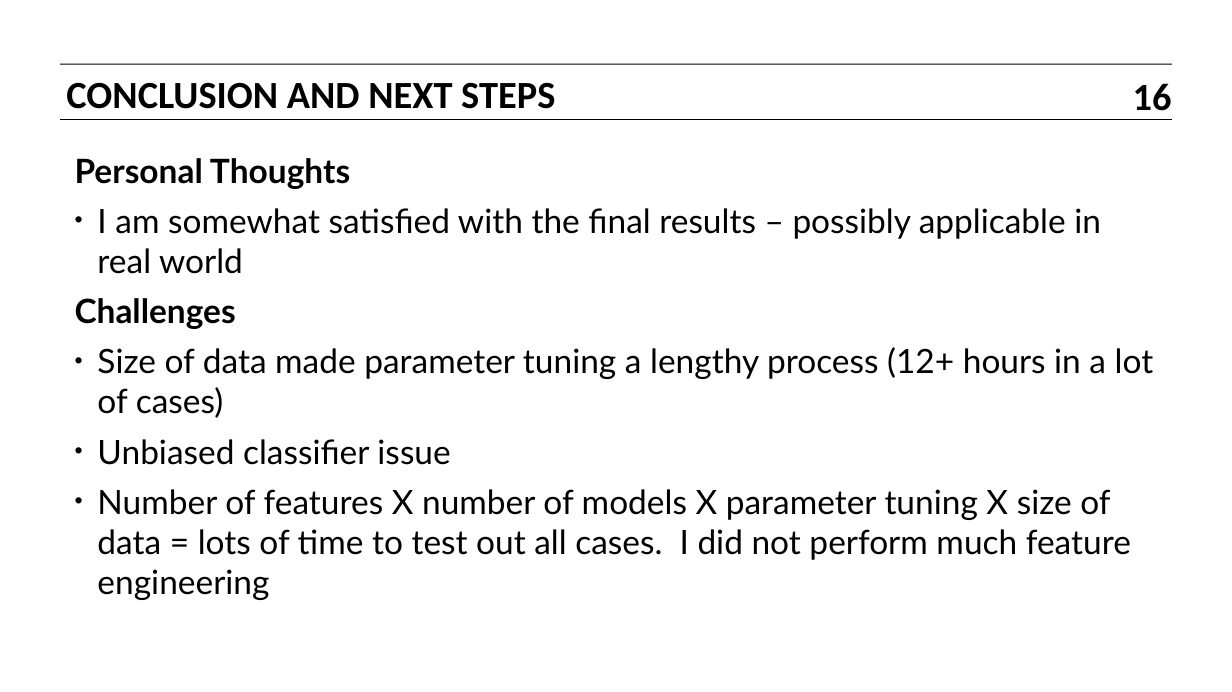
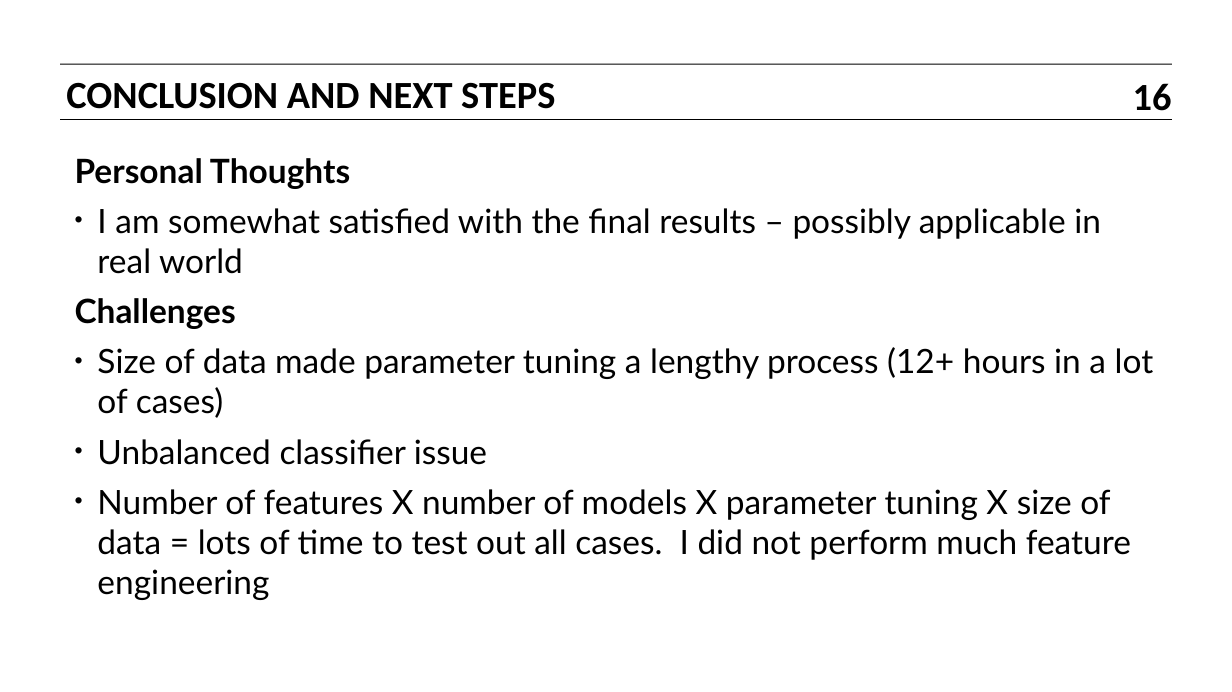
Before and after one commit to patricknelli/CHIS-Data-Analysis, a slide deck: slide 16 of Project_Presentation.pptx. Drawn at 1232x692 pixels with LibreOffice and Linux fonts; fonts in the diff are those of the drawing. Boxes give left, top, right and bottom in pixels: in the first picture for what was removed or moved away, otherwise in the second. Text is boxed around its words. In the diff, an @@ line names an element or a change of style, - is before the commit and + after.

```diff
--- a/Project_Presentation.pptx
+++ b/Project_Presentation.pptx
@@ text at (97,439,487,465): text changed @@
-• Unbiased classifier issue
+• Unbalanced classifier issue
```
Also in this commit, not shown: 1 other slide changed.
